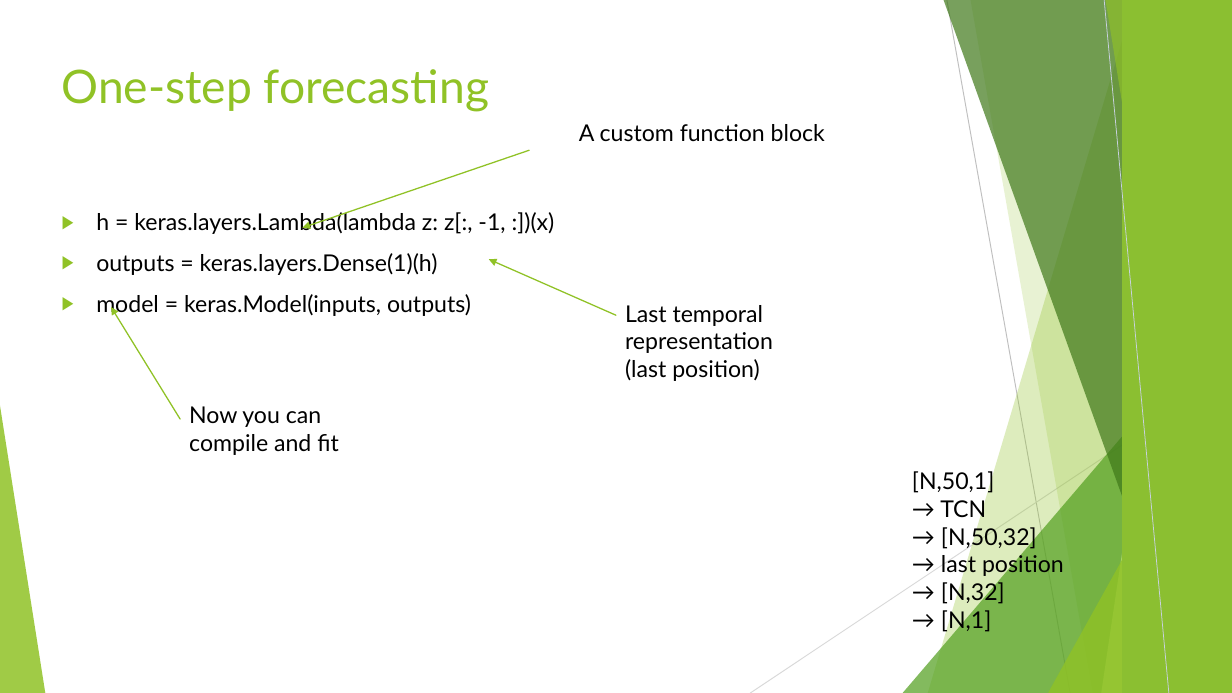
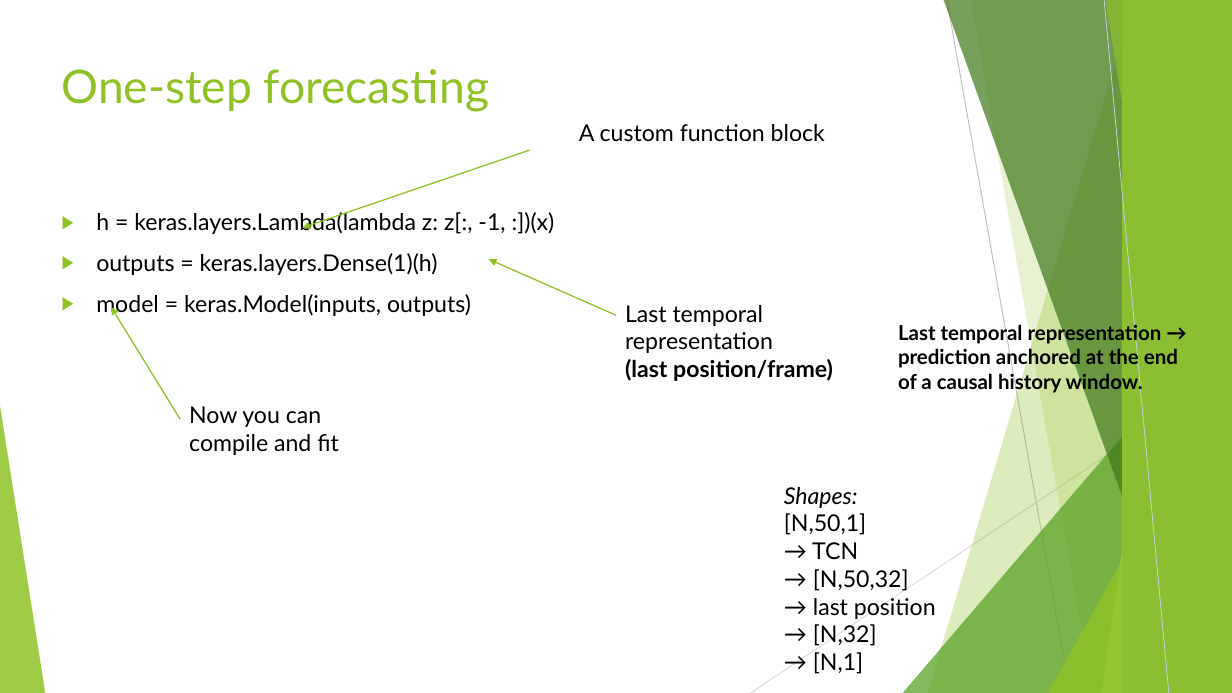
Before and after one commit to FranzGH/timeseries, a slide deck: slide 252 of Slides/05 CNNs.pptx. Drawn at 1232x693 pixels with LibreOffice and Linux fonts; fonts in the diff are those of the drawing. Boxes give left, top, right and bottom in pixels: in the first picture for what was removed or moved away, otherwise in the second. Text is boxed around its words. In the diff, an @@ line names an element or a change of style, - is before the commit and + after.

```diff
--- a/Slides/05 CNNs.pptx
+++ b/Slides/05 CNNs.pptx
@@ text at [625,305,833,381]: text changed @@
-Last temporal representation (last position)
+Last temporal representation
+(last position/frame)
@@ text added at [898,322,1178,394], 16 pt, text #000000, bold @@
+Last temporal representation → prediction anchored at the end of a causal history window.
@@ text "Shapes:": place and size @@
-text "Shapes:" at [912,471,1064,633]
+text "Shapes:" at [784,487,936,674]
@@ text at [784,487,858,508]: paragraph added @@
+Shapes:
```
Also in this commit, not shown: 32 other slides changed, 1 slide added, 5 other files.
